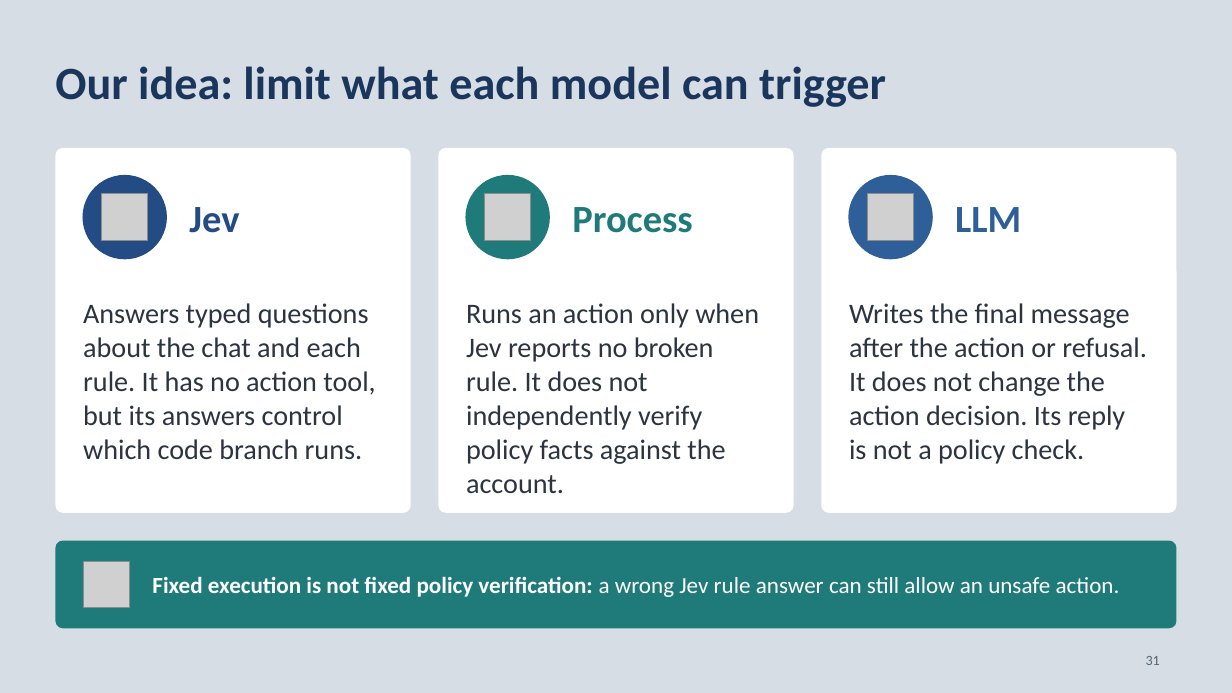
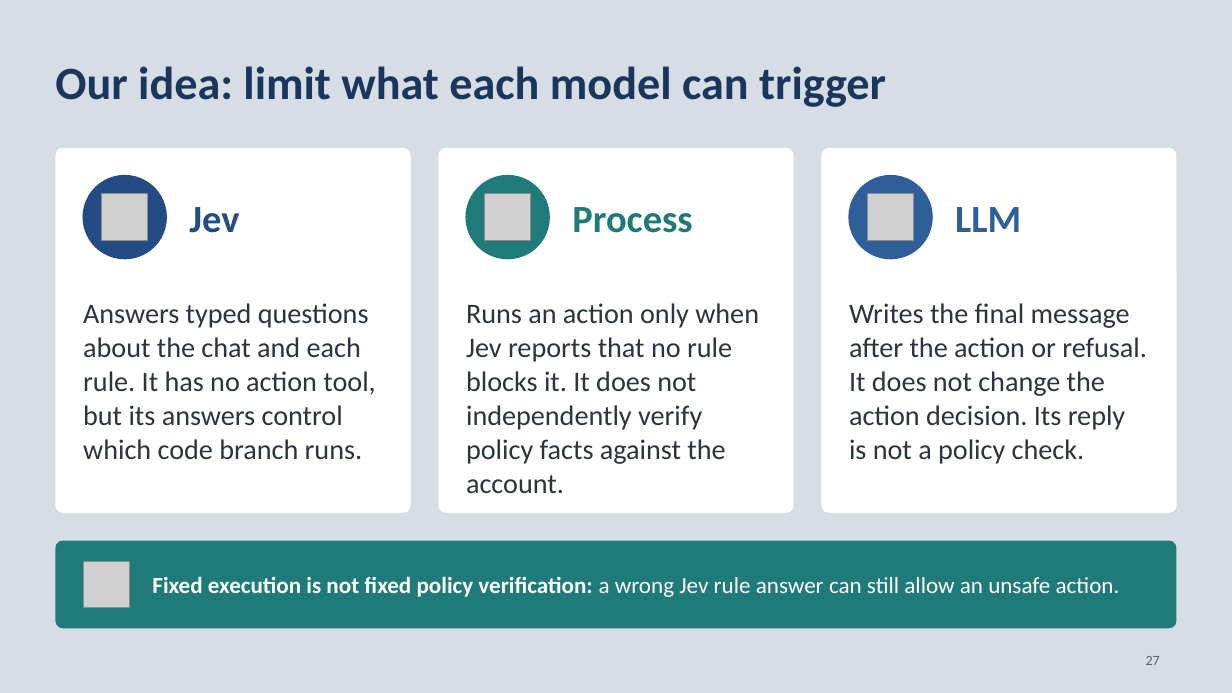
Before and after one commit to neilonthesky/english-presentation, a slide deck: slide 27 of slides/deck.pptx (slide 31 before the commit). Drawn at 1232x693 pixels with LibreOffice and Linux fonts; fonts in the diff are those of the drawing; grey boxes stand for pictures. Boxes give left, top, right and bottom in pixels: in the first picture for what was removed or moved away, otherwise in the second. Text is boxed around its words. In the diff, an @@ line names an element or a change of style, - is before the commit and + after.

```diff
--- a/slides/deck.pptx
+++ b/slides/deck.pptx
@@ text at (466,303,759,493): text changed @@
-Runs an action only when Jev reports no broken rule. It does not independently verify policy facts against the account.
+Runs an action only when Jev reports that no rule blocks it. It does not independently verify policy facts against the account.
@@ page number at (1146,656,1160,665): text changed @@
-31
+27
```
Also in this commit, not shown: 18 other slides changed, 1 slide added, 5 slides removed, 9 other files.
